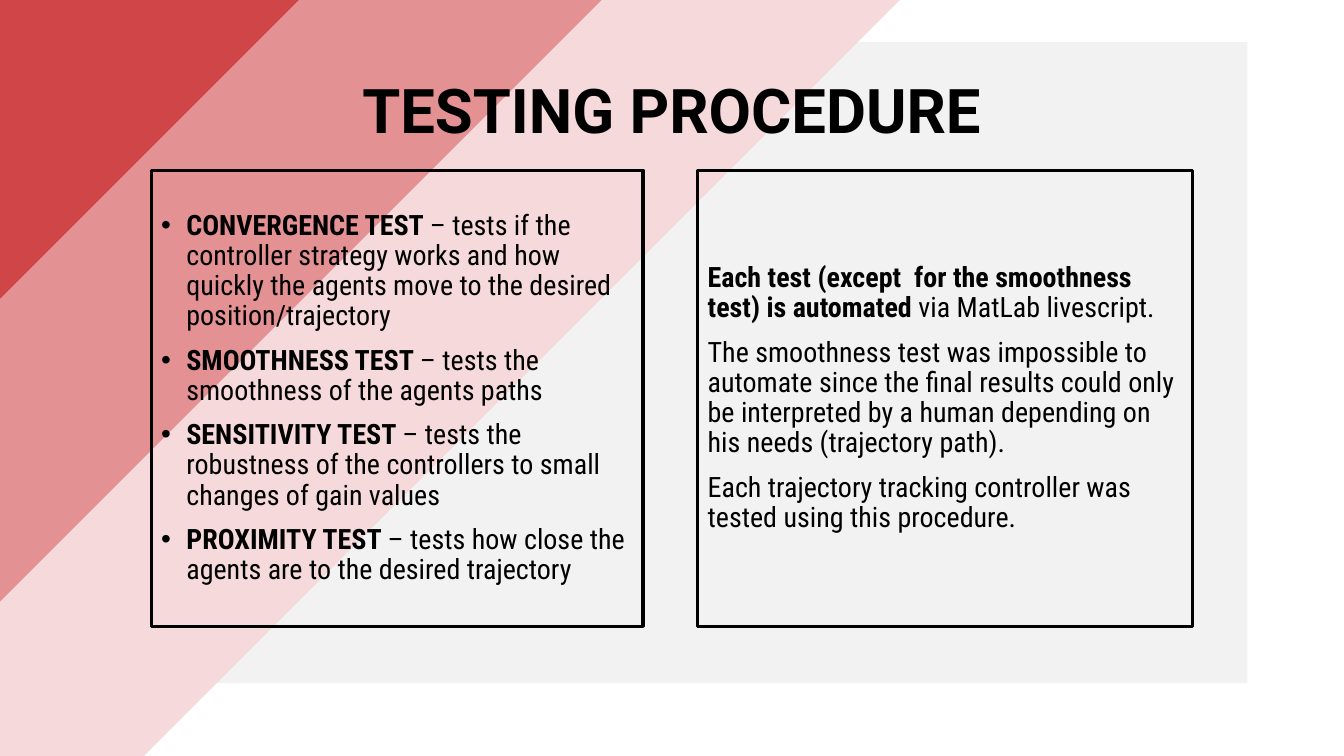
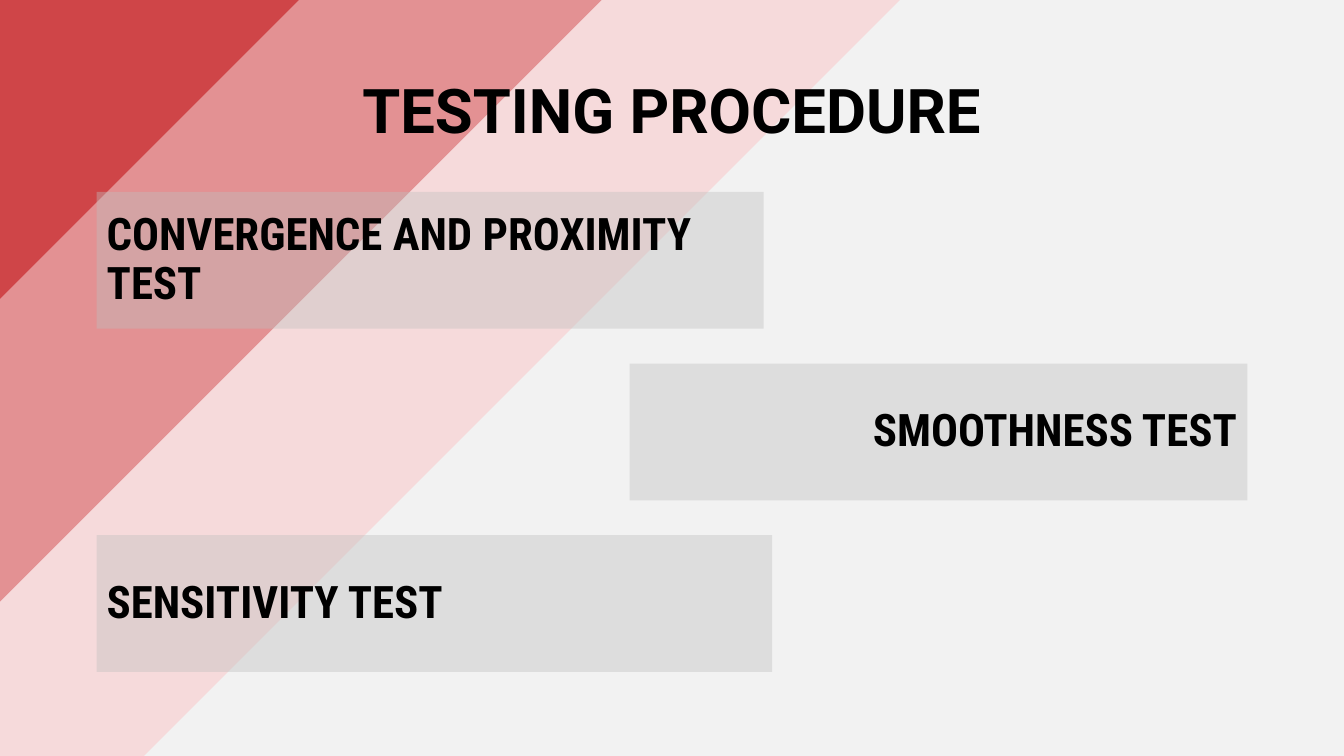
Before and after one commit to PippoGot/R-C2, a slide deck: slide 11 of documentation/presentation.pptx (slide 10 before the commit). Drawn at 1344x756 pixels with LibreOffice and Linux fonts; fonts in the diff are those of the drawing. Boxes give left, top, right and bottom in pixels: in the first picture for what was removed or moved away, otherwise in the second. Text is boxed around its words. In the diff, an @@ line names an element or a change of style, - is before the commit and + after.

```diff
--- a/documentation/presentation.pptx
+++ b/documentation/presentation.pptx
@@ rectangle resized from (x1=97, y1=42, x2=1248, y2=684) to (x1=97, y1=0, x2=1344, y2=756) @@
@@ rectangle removed at (x1=151, y1=170, x2=643, y2=627) @@
-• CONVERGENCE TEST – tests if the controller strategy works and how quickly the agents move to the desired position/trajectory
-• SMOOTHNESS TEST – tests the smoothness of the agents paths
-• SENSITIVITY TEST – tests the robustness of the controllers to small changes of gain values
-• PROXIMITY TEST – tests how close the agents are to the desired trajectory
@@ rectangle removed at (x1=698, y1=170, x2=1193, y2=627) @@
-Each test (except for the smoothness test) is automated via MatLab livescript.
-The smoothness test was impossible to automate since the final results could only be interpreted by a human depending on his needs (trajectory path).
-Each trajectory tracking controller was tested using this procedure.
@@ rectangle added at (x1=97, y1=192, x2=764, y2=329), fill #BFBFBF at 40% opacity, 32 pt, text #000000, bold @@
+CONVERGENCE AND PROXIMITY TEST
@@ rectangle added at (x1=630, y1=364, x2=1248, y2=501), fill #BFBFBF at 40% opacity, 32 pt, text #000000, bold @@
+SMOOTHNESS TEST
@@ rectangle added at (x1=97, y1=535, x2=772, y2=673), fill #BFBFBF at 40% opacity, 32 pt, text #000000, bold @@
+SENSITIVITY TEST
```
Also in this commit, not shown: 25 other slides changed, 2 slides added.
